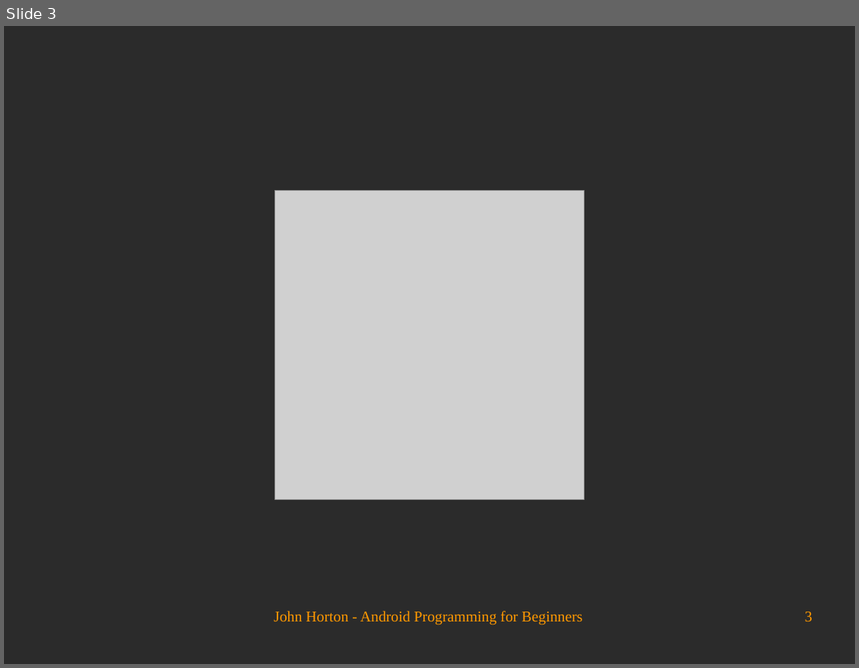
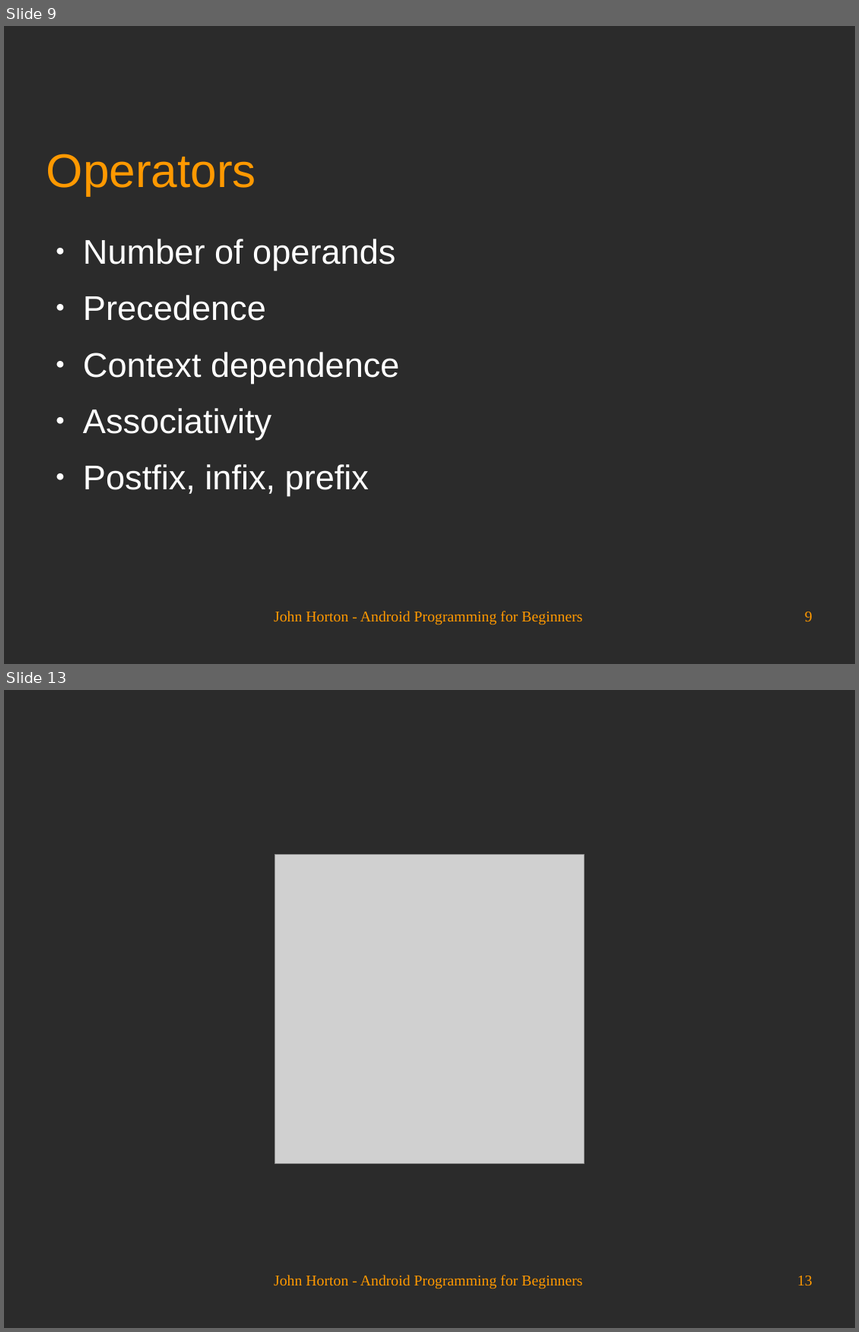
Before and after one commit to Academy-Soft-Intellect/Android-Programming-for-Beginners, a slide deck: 07_Coding_in_Java_Part_1_Variables,_Decisions,_and_Loops.odp. Shown one above the other, each under a label of ours: slide 3 before the commit, slides 9 and 13 after it; the slides between them are not shown. The pictures are 859x668 and 859x1332 pixels, drawn with LibreOffice and Linux fonts; fonts in the diff are those of the drawing; grey boxes stand for pictures; background and template pictures are left out; a plain dark background stands for a picture behind light text. Boxes give left, top, right and bottom in pixels: in the first picture for what was removed or moved away, otherwise in the second. Text is boxed around its words. In the diff, an @@ line names an element or a change of style, - is before the commit and + after.

```diff
--- a/07_Coding_in_Java_Part_1_Variables,_Decisions,_and_Loops.odp
+++ b/07_Coding_in_Java_Part_1_Variables,_Decisions,_and_Loops.odp
@@ slide 9 added at (4,26,855,664), background picture (left out) @@
@@ title added at (47,154,256,195), 44 pt, text #FF9900 @@
+Operators
@@ text added at (83,239,400,496), 32 pt, text #FFFFFF @@
+● Number of operands
+● Precedence
+● Context dependence
+● Associativity
+● Postfix, infix, prefix
@@ text added at (274,611,582,626), 14 pt, text #FF9900 @@
+John Horton - Android Programming for Beginners
@@ page number added at (805,612,813,622), 14 pt, text #FF9900 @@
+9
@@ what was slide 3 is now slide 13 @@
@@ page number at (797,1276,813,1286): text changed @@
-3
+13
```
Also in this commit, not shown: 2 slides changed, 9 other slides added.
